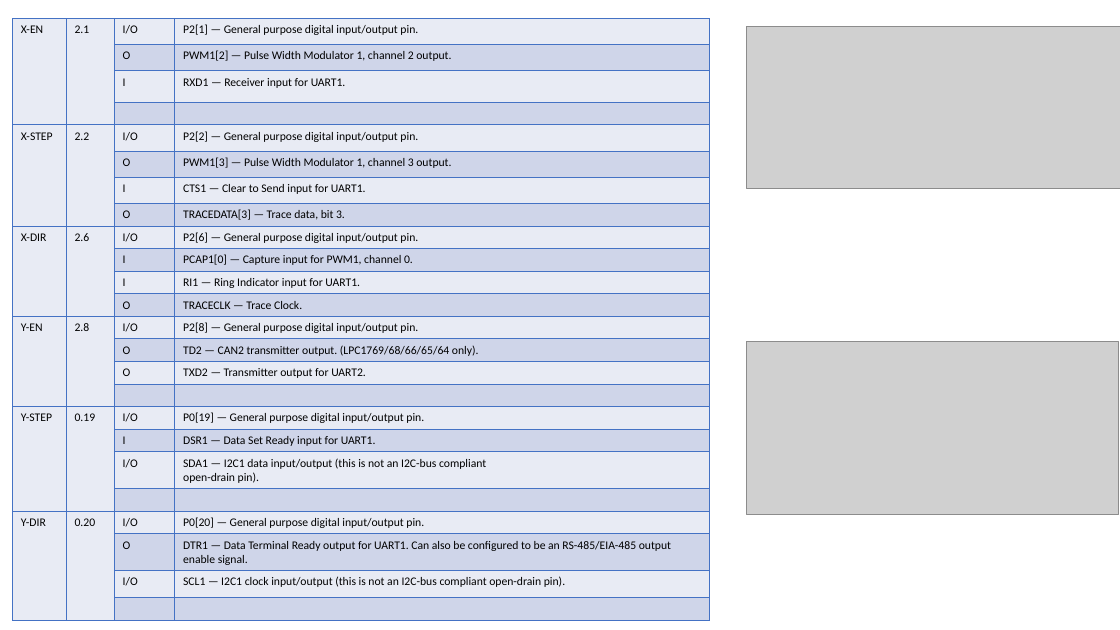
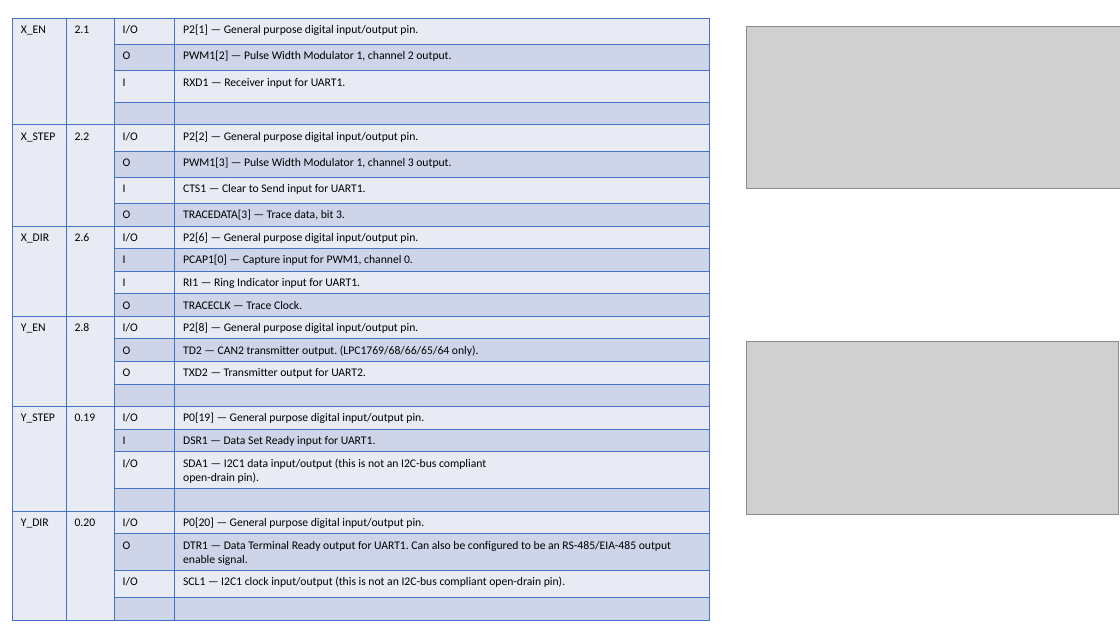
Before and after one commit to softkannan/3DPrint, a slide deck: slide 4 of hardware/Bigtreetech/Bigtreetech_skr_v1.3/SKR-V1.3 Pin Description.pptx. Drawn at 1120x630 pixels with LibreOffice and Linux fonts; fonts in the diff are those of the drawing; grey boxes stand for pictures. Boxes give left, top, right and bottom in pixels: in the first picture for what was removed or moved away, otherwise in the second. Text is boxed around its words. In the diff, an @@ line names an element or a change of style, - is before the commit and + after.

```diff
--- a/hardware/Bigtreetech/Bigtreetech_skr_v1.3/SKR-V1.3 Pin Description.pptx
+++ b/hardware/Bigtreetech/Bigtreetech_skr_v1.3/SKR-V1.3 Pin Description.pptx
@@ table at [13,18,710,617] @@
-row 1, column 1: X-EN
+row 1, column 1: X_EN
-row 5, column 1: X-STEP
+row 5, column 1: X_STEP
-row 9, column 1: X-DIR
+row 9, column 1: X_DIR
-row 13, column 1: Y-EN
+row 13, column 1: Y_EN
-row 17, column 1: Y-STEP
+row 17, column 1: Y_STEP
-row 21, column 1: Y-DIR
+row 21, column 1: Y_DIR
```
Also in this commit, not shown: 10 other slides changed, 2 slides added, 9 other files.
